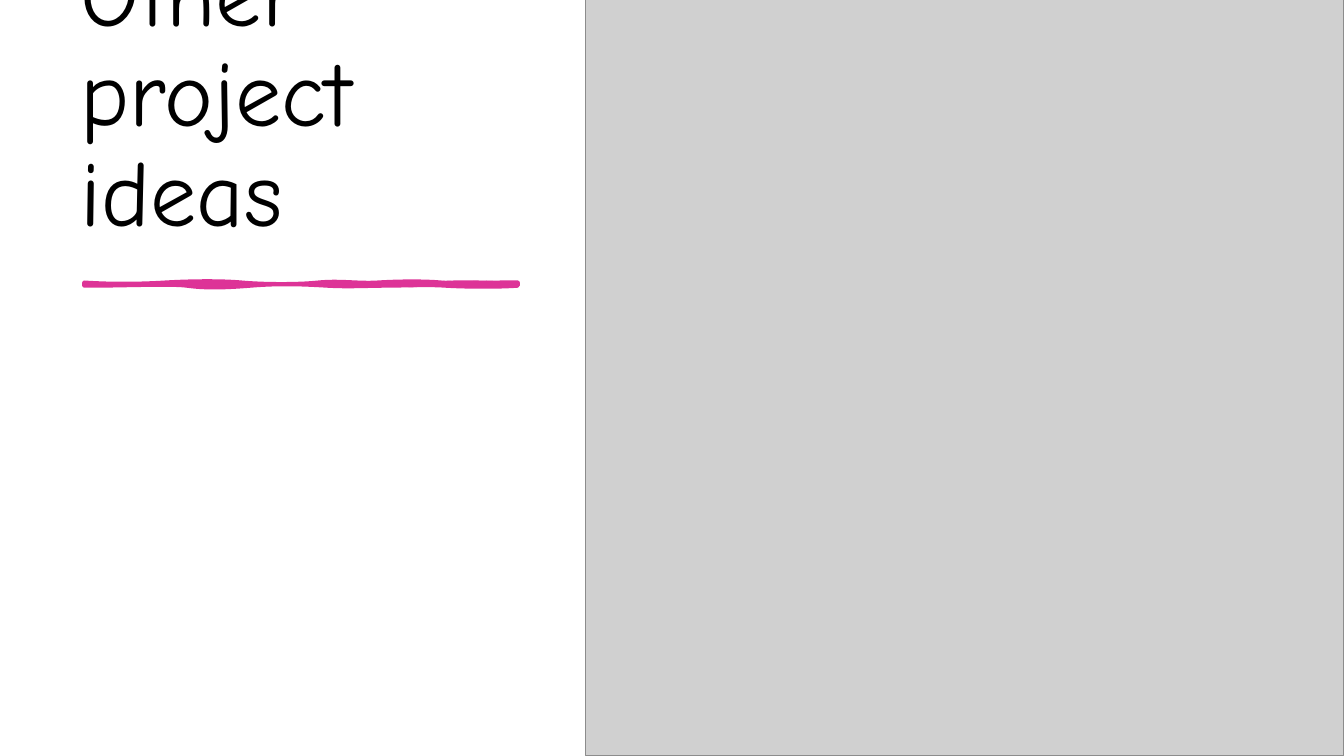
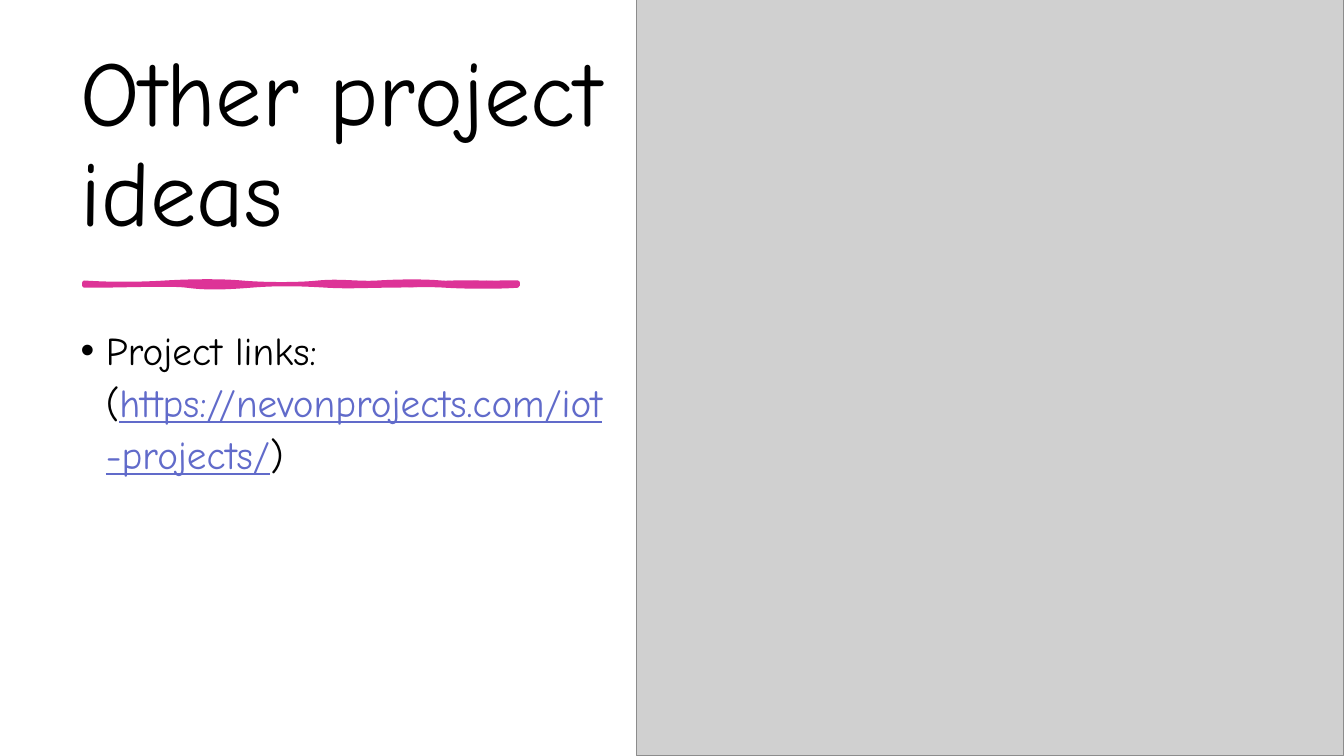
Before and after one commit to aswinpchn/Task, a slide deck: slide 13 of LEDController Raspberry Pi/Build your own smart device.pptx (slide 8 before the commit). Drawn at 1344x756 pixels with LibreOffice and Linux fonts; fonts in the diff are those of the drawing; grey boxes stand for pictures. Boxes give left, top, right and bottom in pixels: in the first picture for what was removed or moved away, otherwise in the second. Text is boxed around its words. In the diff, an @@ line names an element or a change of style, - is before the commit and + after.

```diff
--- a/LEDController Raspberry Pi/Build your own smart device.pptx
+++ b/LEDController Raspberry Pi/Build your own smart device.pptx
@@ picture: place and size @@
-picture at <box>586,0,1344,756</box>
+picture at <box>636,0,1344,756</box>
@@ title "Other project ideas" rewrapped from <box>81,0,353,228</box> to <box>81,63,602,228</box> @@
@@ text added at <box>106,338,602,477</box>, 28 pt, text #616BCA, underline @@
+• Project links: (https://nevonprojects.com/iot-projects/)
```
Also in this commit, not shown: 4 other slides changed, 7 slides added, 1 slide removed, 2 other files.
